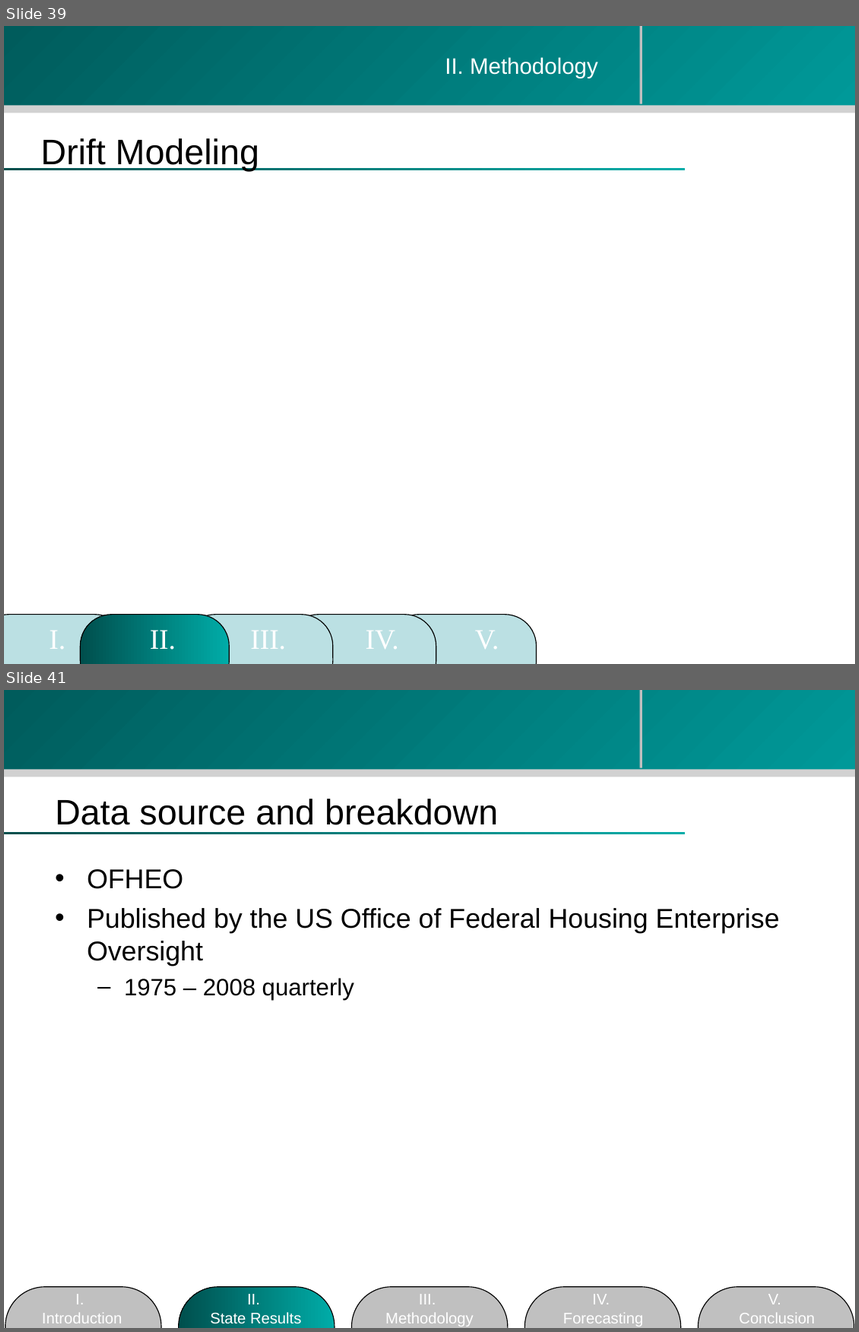
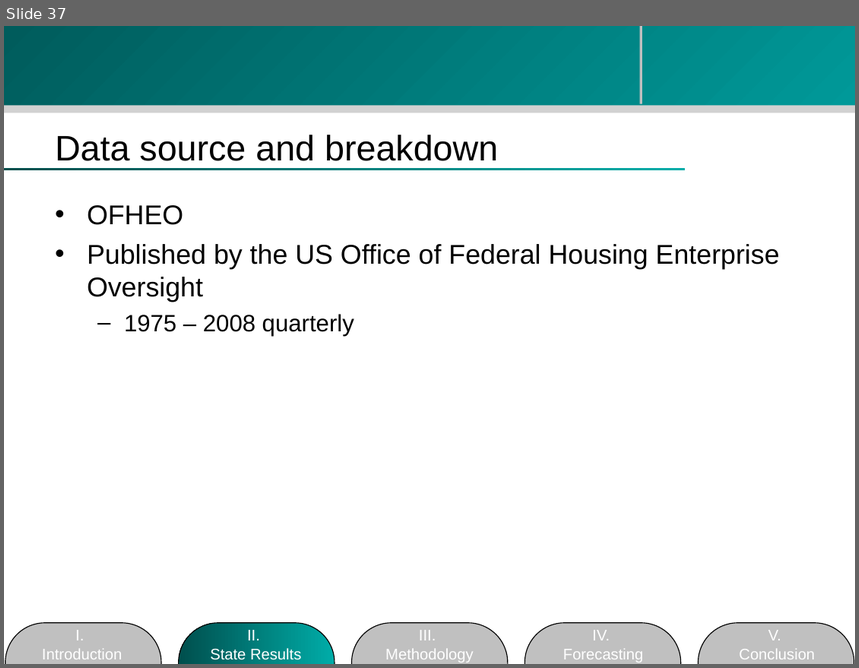
Before and after one commit to zhouzhenghui/svnrepository, a slide deck: SVNRepository/Presentation/M.Eng Final Presentation-take2.ppt. Shown one above the other, each under a label of ours: slides 39 and 41 before the commit, slide 37 after it; the slides between them are not shown. The pictures are 859x1332 and 859x668 pixels, drawn with LibreOffice and Linux fonts; fonts in the diff are those of the drawing; background and template pictures are left out. Boxes give left, top, right and bottom in pixels: in the first picture for what was removed or moved away, otherwise in the second. Text is boxed around its words. In the diff, an @@ line names an element or a change of style, - is before the commit and + after.

```diff
--- a/SVNRepository/Presentation/M.Eng Final Presentation-take2.ppt
+++ b/SVNRepository/Presentation/M.Eng Final Presentation-take2.ppt
@@ slide 39 removed at [4, 26, 855, 664], background #FFFFFF; not listed: 4 template elements that a slide beside it also shows @@
@@ text removed at [445, 57, 598, 78] @@
-II. Methodology
@@ text removed at [40, 138, 259, 172] @@
-Drift Modeling
@@ rounded rectangle removed at [4, 615, 126, 664] @@
@@ rounded rectangle removed at [81, 615, 230, 664] @@
@@ rounded rectangle removed at [183, 615, 332, 664] @@
@@ rounded rectangle removed at [287, 615, 436, 664] @@
@@ rounded rectangle removed at [388, 615, 537, 664] @@
@@ text removed at [49, 631, 66, 649] @@
-I.
@@ text removed at [150, 630, 176, 650] @@
-II.
@@ text removed at [250, 631, 286, 649] @@
-III.
@@ text removed at [366, 631, 399, 649] @@
-IV.
@@ text removed at [475, 631, 499, 649] @@
-V.
@@ what was slide 41 is now slide 37 @@
```
Also in this commit, not shown: 5 slides changed, 1 slide added, 8 other slides removed.
